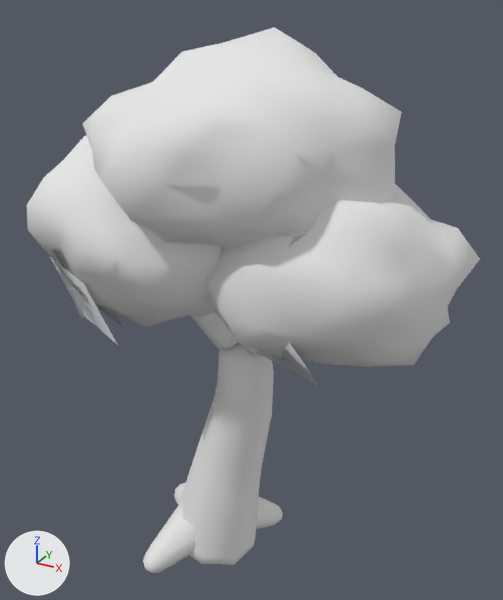
Renders of the FBX model Assets/Dravio/Environment/Models/SM_ENV_Tree_Ancient_B.fbx from each side of a commit.
Before and after are seen from a 50 mm camera at (4.24, -6.55, 6.97) aimed at (0.6, 0.07, 3.67). Lighting does not change. The marker at lower left points along +X, +Y and +Z. The older version comes first. Where no turn or scale is listed for an object, it has been applied to the vertices.

The scene before the commit, as lines of its bpy script (objects in view):
```python
me_sm_env_tree_ancient_b = bpy.data.meshes.new('SM_ENV_Tree_Ancient_B')
me_sm_env_tree_ancient_b.from_pydata(...)  # 802 vertices, 1258 faces; spans x -2.08..3.1, y -1.69..1.26, z -0.22..6.66
# faces by material slot: [1246, 12]
me_sm_env_tree_ancient_b.materials.append(mat_env_props)
me_sm_env_tree_ancient_b.materials.append(mat_env_foliage)
ob_sm_env_tree_ancient_b = bpy.data.objects.new('SM_ENV_Tree_Ancient_B', me_sm_env_tree_ancient_b)
ob_sm_env_tree_ancient_b.location = (0.0, 0.0, 0.0)
```
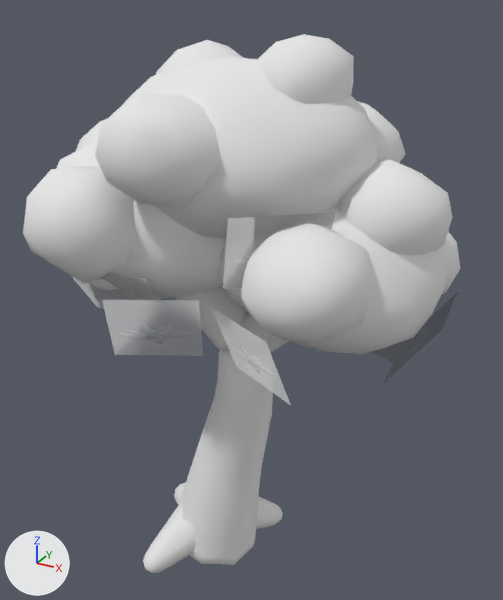
Where the change shows, as pixel boxes [x1, y1, x2, y2] in the pictures (503 x 600 px; the box of a moved part takes in the faces that stretch with it):
```json
{"object": "SM_ENV_Tree_Ancient_B", "change": "reshaped", "before": [27, 27, 480, 573], "after": [23, 34, 461, 573]}
{"part": 1, "of": "me_sm_env_tree_ancient_b", "change": "moved or reshaped", "before": [50, 257, 118, 345], "after": [211, 307, 291, 405]}
{"part": 2, "of": "me_sm_env_tree_ancient_b", "change": "moved or reshaped", "after": [383, 292, 458, 384], "on screen": "not visible before"}
{"part": 3, "of": "me_sm_env_tree_ancient_b", "change": "rebuilt", "before": [82, 27, 402, 246], "after": [125, 56, 378, 239], "on screen": "21% narrower, 16% shorter"}
{"part": 4, "of": "me_sm_env_tree_ancient_b", "change": "rebuilt", "before": [27, 135, 222, 327], "after": [56, 140, 226, 299], "on screen": "13% narrower, 17% shorter"}
{"part": 5, "of": "me_sm_env_tree_ancient_b", "change": "deleted", "before": [51, 249, 320, 387]}
{"part": 6, "of": "me_sm_env_tree_ancient_b", "change": "built on", "before": [289, 233, 307, 247], "after": [23, 34, 461, 362]}
```

Scene script edits in JSON lines:
```json
{"block": "me_sm_env_tree_ancient_b", "where": "# used by ob_sm_env_tree_ancient_b; location = (0.0, 0.0, 0.0)"}
{"op": "remove", "block": "me_sm_env_tree_ancient_b", "code": "me_sm_env_tree_ancient_b.from_pydata(...)  # 802 vertices, 1258 faces; spans x -2.08..3.1, y -1.69..1.26, z -0.22..6.66"}
{"op": "add", "block": "me_sm_env_tree_ancient_b", "code": "me_sm_env_tree_ancient_b.from_pydata(...)  # 1294 vertices, 2215 faces; spans x -1.93..2.95, y -1.87..1.45, z -0.22..6.63"}
{"block": "me_sm_env_tree_ancient_b", "change": "me_sm_env_tree_ancient_b part 1: the loose piece of 4 vertices spanning x -1.51..-0.46, y -1.41..-0.68, z 3.33..4.17 is moved by (2.09, 0.18, -0.26)"}
{"block": "me_sm_env_tree_ancient_b", "change": "me_sm_env_tree_ancient_b part 2: the loose piece of 4 vertices spanning x 1.39..2.0, y -0.53..0.51, z 4.38..5.11 is moved by (0.95, 0.09, -1.07)"}
{"block": "me_sm_env_tree_ancient_b", "change": "me_sm_env_tree_ancient_b part 3: the loose piece of 162 vertices spanning x -1.13..2.33, y -1.69..1.26, z 4.26..6.66 is rebuilt with 162 vertices and now spans x -0.87..2.05, y -1.32..1.11, z 4.5..6.4"}
{"block": "me_sm_env_tree_ancient_b", "change": "me_sm_env_tree_ancient_b part 4: the loose piece of 162 vertices spanning x -2.08..0.91, y -1.61..1.13, z 3.46..5.73 is rebuilt with 162 vertices and now spans x -1.83..0.78, y -1.38..1.0, z 3.63..5.55"}
{"block": "me_sm_env_tree_ancient_b", "change": "me_sm_env_tree_ancient_b part 5: 6 loose pieces with 24 vertices, spanning x -1.8..1.83, y -1.37..1.14, z 3.11..4.36, are deleted"}
{"block": "me_sm_env_tree_ancient_b", "change": "me_sm_env_tree_ancient_b part 6: 162 vertices moved from x 0.08..3.1, y -1.22..1.25, z 3.25..5.41 to x 0.34..2.84, y -1.03..1.09, z 3.41..5.16; 12 vertices removed from x -0.79..2.05, y -1.03..1.0, z 3.69..4.94; 490 vertices added at x -1.93..2.83, y -1.87..1.45, z 3.12..6.63"}
{"block": "me_sm_env_tree_ancient_b", "change": "other edits to the shape of me_sm_env_tree_ancient_b do not show in these pictures"}
```
